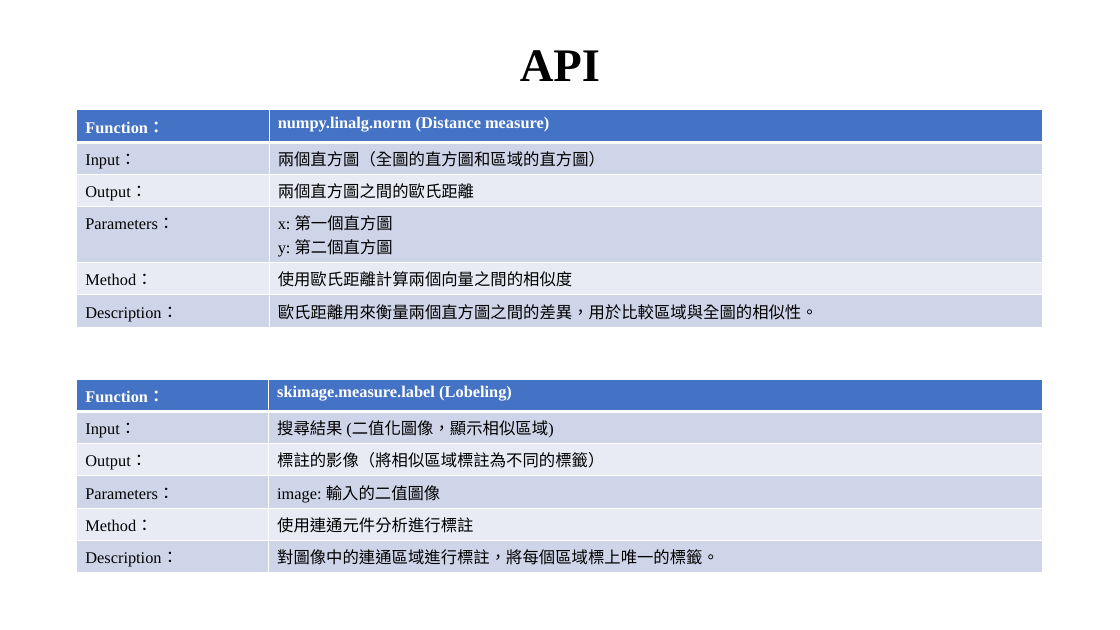
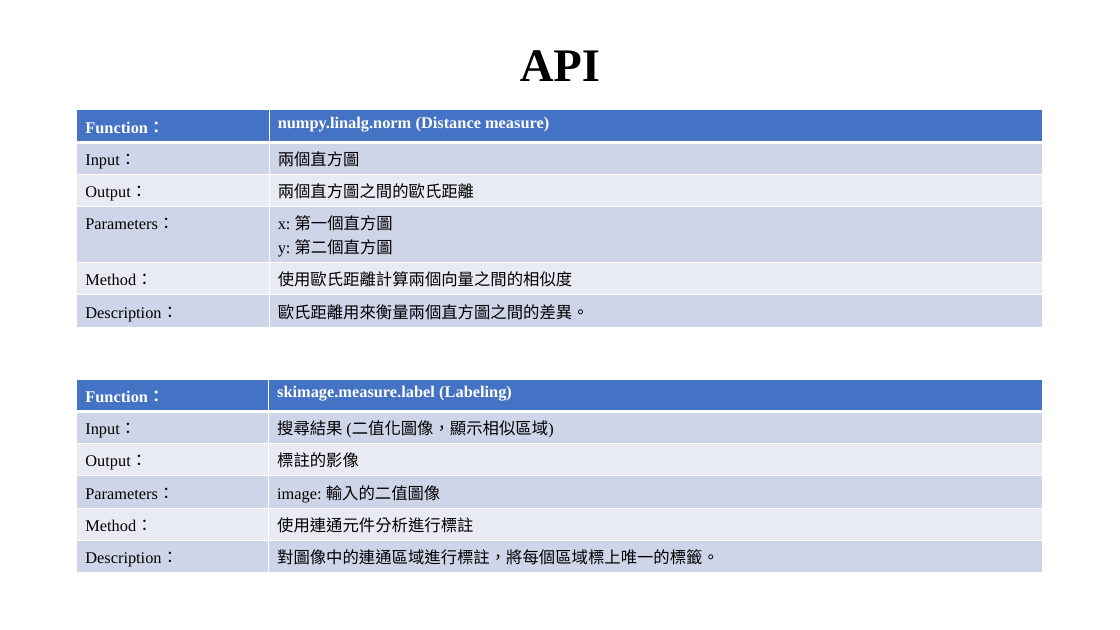
Before and after one commit to xup6tp6u4/Image-processing, a slide deck: slide 9 of 馬路分割_F112112136_林宸毅.pptx. Drawn at 1120x630 pixels with LibreOffice and Linux fonts; fonts in the diff are those of the drawing; background and template pictures are left out. Boxes give left, top, right and bottom in pixels: in the first picture for what was removed or moved away, otherwise in the second. Text is boxed around its words. In the diff, an @@ line names an element or a change of style, - is before the commit and + after.

Commit message:
嵌入式影像處理-馬路分割

```diff
--- a/馬路分割_F112112136_林宸毅.pptx
+++ b/馬路分割_F112112136_林宸毅.pptx
@@ table at box(77, 110, 1044, 326) @@
-row 2, column 2: 兩個直方圖（全圖的直方圖和區域的直方圖）
+row 2, column 2: 兩個直方圖
-row 6, column 2: 歐氏距離用來衡量兩個直方圖之間的差異，用於比較區域與全圖的相似性。
+row 6, column 2: 歐氏距離用來衡量兩個直方圖之間的差異。
@@ table at box(77, 379, 1044, 572) @@
-row 1, column 2: skimage.measure.label (Lobeling)
+row 1, column 2: skimage.measure.label (Labeling)
-row 3, column 2: 標註的影像（將相似區域標註為不同的標籤）
+row 3, column 2: 標註的影像
```
Also in this commit, not shown: 2 other slides changed.
